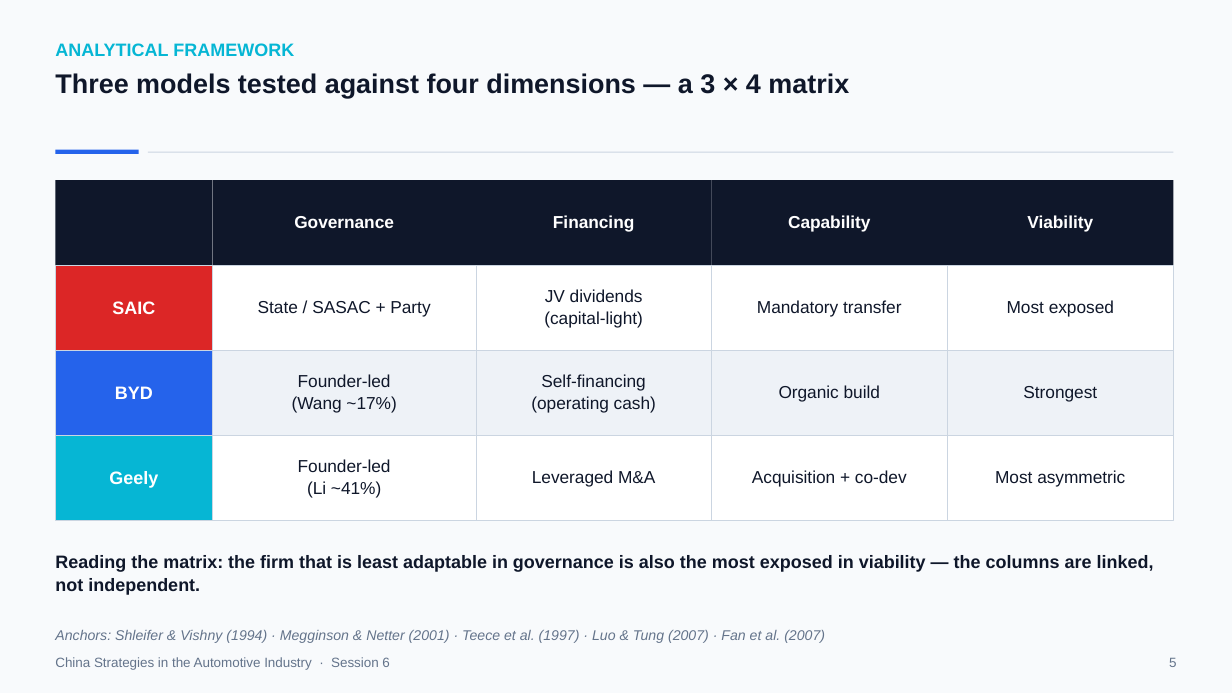
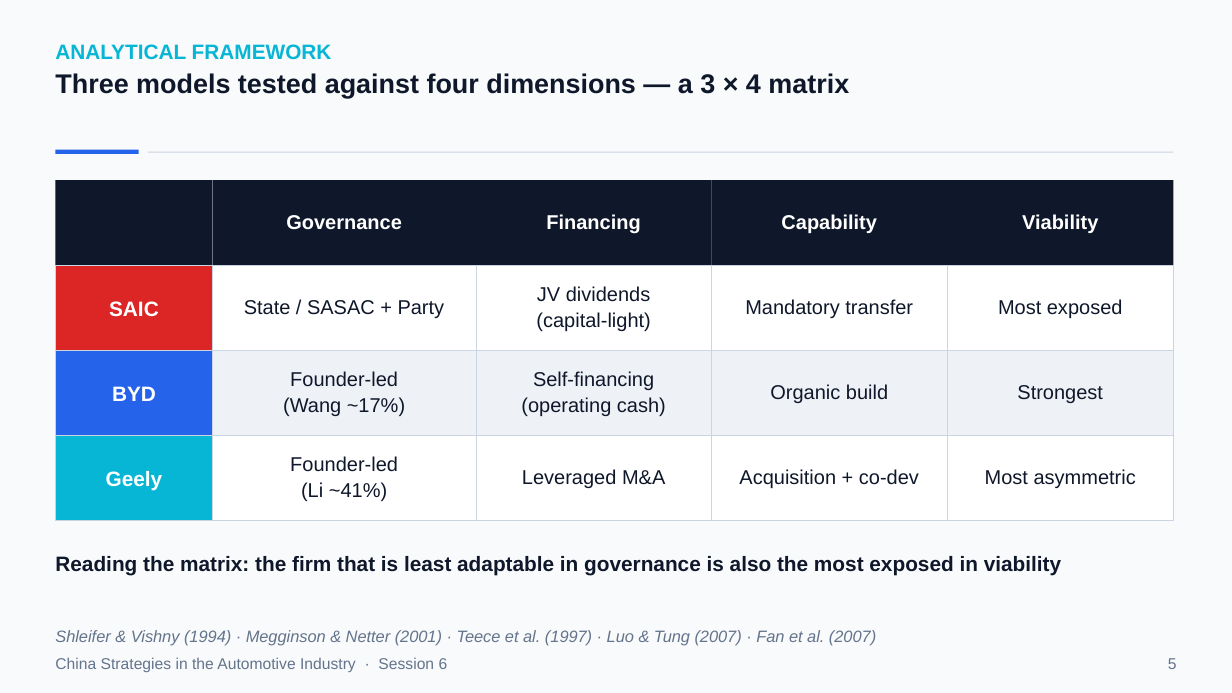
Before and after one commit to mickeymousehacker/CHINA-seminar-paper, a slide deck: slide 5 of research/presentation/China-Strategies-Presentation-FINAL.pptx. Drawn at 1232x693 pixels with LibreOffice and Linux fonts; fonts in the diff are those of the drawing. Boxes give left, top, right and bottom in pixels: in the first picture for what was removed or moved away, otherwise in the second. Text is boxed around its words. In the diff, an @@ line names an element or a change of style, - is before the commit and + after.

```diff
--- a/research/presentation/China-Strategies-Presentation-FINAL.pptx
+++ b/research/presentation/China-Strategies-Presentation-FINAL.pptx
@@ size 14 to 16.2 pt in 4 elements at (55, 44, 332, 60), (109, 301, 159, 316), (112, 386, 156, 401), (106, 471, 163, 490) @@
@@ size 13.5 to 15.7 pt in 16 elements at (286, 215, 402, 230), (546, 214, 640, 233), (781, 214, 877, 233), (1022, 214, 1098, 233), (244, 300, 445, 318), (536, 286, 651, 331), (745, 299, 913, 318), (998, 299, 1123, 318), (283, 371, 405, 416), (521, 371, 666, 416), (770, 384, 888, 403), (1017, 385, 1103, 403), (290, 456, 398, 501), (522, 469, 665, 488), (739, 469, 919, 488), (985, 469, 1136, 488) @@
@@ text at (55, 556, 1061, 576): text changed; size 14 to 16.2 pt @@
-Reading the matrix: the firm that is least adaptable in governance is also the most exposed in viability — the columns are linked, not independent.
+Reading the matrix: the firm that is least adaptable in governance is also the most exposed in viability
@@ text "China Strategies in the Automotive ..." at (55, 657, 448, 672): size 10.5 to 12.2 pt @@
@@ text at (55, 630, 876, 646): text changed; size 11 to 12.8 pt @@
-Anchors: Shleifer & Vishny (1994) · Megginson & Netter (2001) · Teece et al. (1997) · Luo & Tung (2007) · Fan et al. (2007)
+Shleifer & Vishny (1994) · Megginson & Netter (2001) · Teece et al. (1997) · Luo & Tung (2007) · Fan et al. (2007)
@@ text "5" at (1168, 658, 1177, 669): size 10.5 to 12.2 pt @@
```
Also in this commit, not shown: 19 other slides changed, 2 other files.
